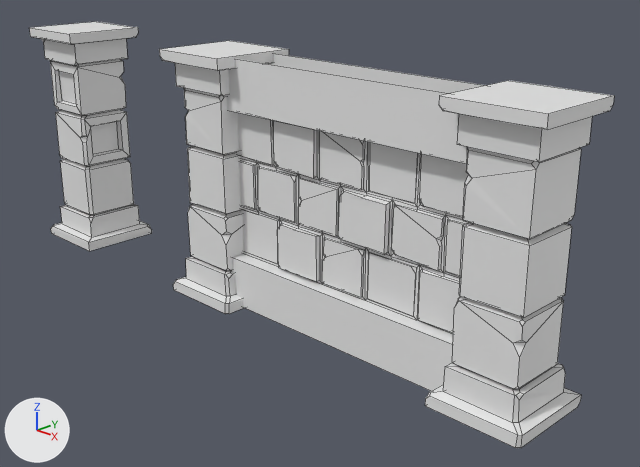
The Blender file modular_dungeon.blend, before and after one commit.
The view is the same before and after, from a camera (50 mm lens) standing at (8.01, -6.53, 4.4) and looking at (1.16, 0.38, 0.94). The lights are fixed; the arrows at lower left show +X, +Y and +Z. Mesh edges are drawn as thin lines.

The older version as bpy lines, for what is in view:
```python
me_cube_001 = bpy.data.meshes.new('Cube.001')
me_cube_001.from_pydata(...)  # 148 vertices, 119 faces; spans x -0.5..0.51, y -0.5..0.5, z 0.0..2.85
me_plane = bpy.data.meshes.new('Plane')
me_plane.from_pydata(...)  # 256 vertices, 210 faces; spans x -2.0..2.0, y -0.28..-0.09, z -0.95..2.0
# before: 0 (-2.0, -0.28, -0.95), 1 (2.0, -0.28, -0.95)
# before: 2 (-2.0, -0.28, 2.0), 3 (2.0, -0.28, 2.0)
ob_cube_004 = bpy.data.objects.new('Cube.004', me_cube_001)
ob_cube_004.location = (0.0, 0.0, 0.0)
ob_cube_004.scale = (1.05, 1.05, 1.05)
ob_cube_005 = bpy.data.objects.new('Cube.005', me_cube_001)
ob_cube_005.location = (4.0, 0.0, 0.0)
ob_cube_005.scale = (1.05, 1.05, 1.05)
ob_plane = bpy.data.objects.new('Plane', me_plane)
ob_plane.location = (2.0, 0.0, 0.96)
_m = ob_plane.modifiers.new('Mirror', 'MIRROR')
_m.use_axis = (False, True, False)
# also in view: 'Cube.006' at (-3.0, 0.0, 1.49)
```
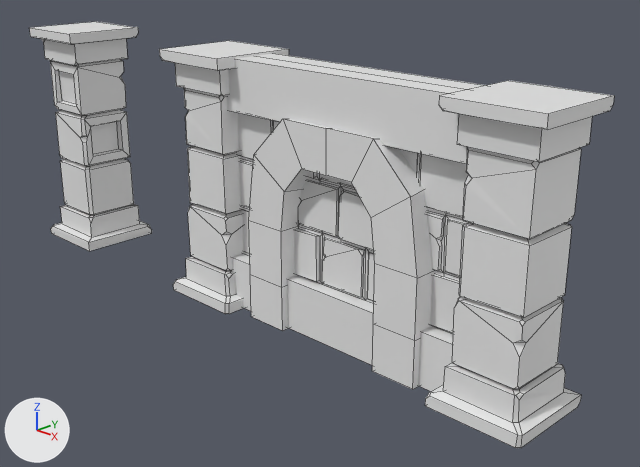
Location of each change, [x1, y1, x2, y2] in pixels of the pictures (640 x 467 px; the box of a moved part takes in the faces that stretch with it):
'Plane.001', added: after [249, 119, 435, 389]
part 1 of me_plane, moved or reshaped: [231, 258, 453, 391] in both
part 2 of me_plane, added: after [235, 53, 486, 93]

The change in detail:
me_plane has 256 vertices, 210 faces and spans x -2.0..2.0, y -0.28..-0.09, z -0.95..2.0.
me_plane is used by ob_plane; location (2.0, 0.0, 0.96).
Verts and faces of me_plane; kept vertices keep their numbers, new ones are numbered from 256.
Part 1, on me_plane:
Vertex 0 moves to (-2.0, -0.28, -0.95).
Vertex 1 moves to (2.0, -0.28, -0.95).
Part 2, on me_plane:
New vertex 256 is at (-2.0, 0.0, 2.0).
New vertex 257 is at (2.0, 0.0, 2.0).
New faces: (2, 3, 257, 256).
Mesh me_plane_001 is new.
It has 24 vertices, 16 faces and spans x -4.54..0.0, y -1.35..0.0, z -1.0..8.15.
Object 'Plane.001' (ob_plane_001) is new; it shows me_plane_001.
Its location is (1.98, 0.0, 0.27).
Its scale is (0.267, 0.267, 0.267).
It gains a MIRROR modifier named 'Mirror'.
Modifier setting: use_axis = (True, True, False).
Modifier setting: use_clip = True.
